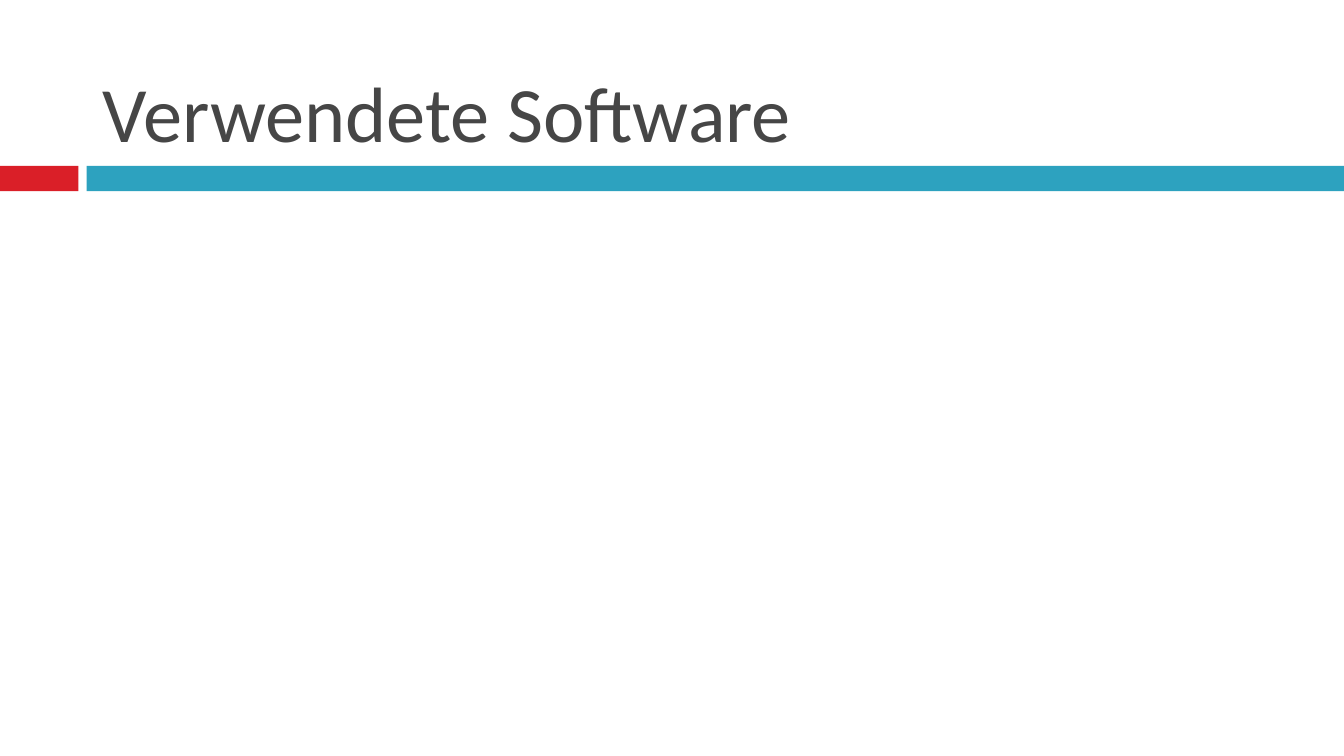
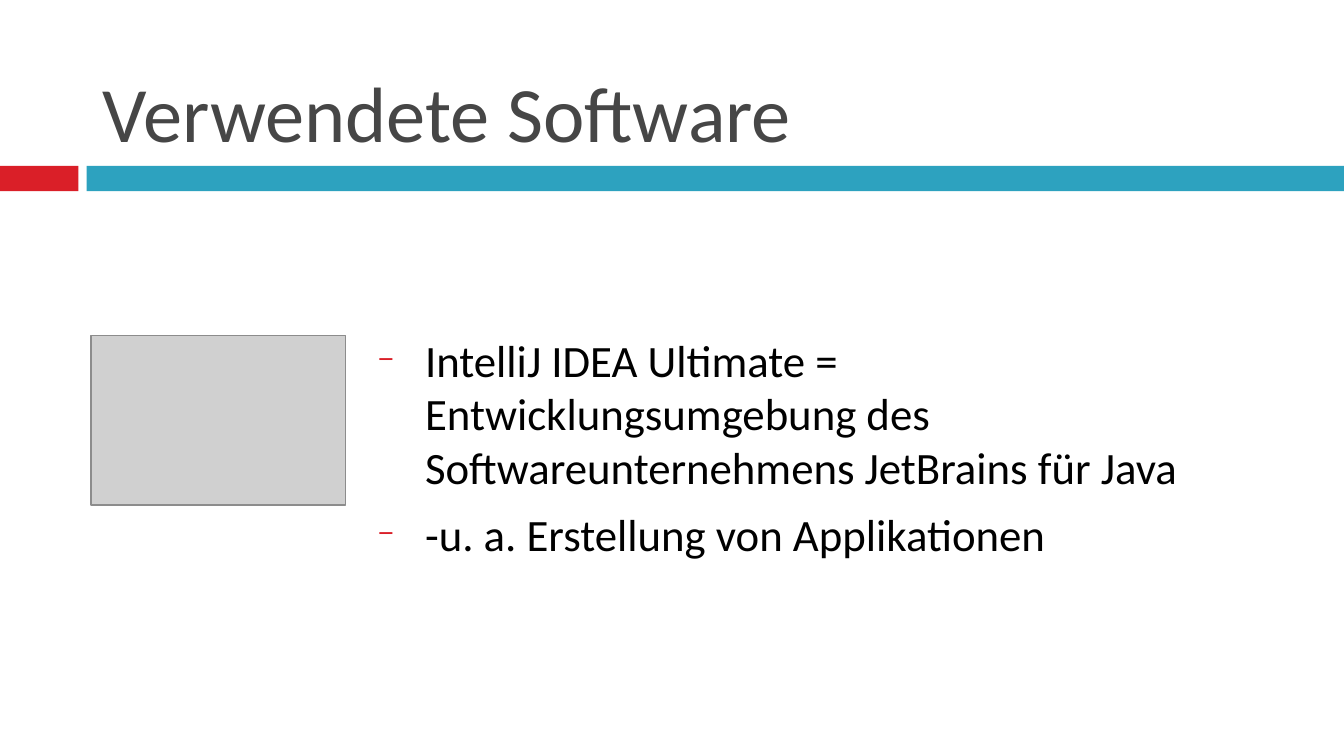
Before and after one commit to tmundt/battleship-app, a slide deck: slide 7 of battleship-android/Softwareprojekt_präsi.pptx (slide 4 before the commit). Drawn at 1344x756 pixels with LibreOffice and Linux fonts; fonts in the diff are those of the drawing; grey boxes stand for pictures. Boxes give left, top, right and bottom in pixels: in the first picture for what was removed or moved away, otherwise in the second. Text is boxed around its words. In the diff, an @@ line names an element or a change of style, - is before the commit and + after.

```diff
--- a/battleship-android/Softwareprojekt_präsi.pptx
+++ b/battleship-android/Softwareprojekt_präsi.pptx
@@ picture added at (91,335,347,504) @@
@@ text added at (425,346,1177,559), 24 pt, text #000000 @@
+− IntelliJ IDEA Ultimate = Entwicklungsumgebung des Softwareunternehmens JetBrains für Java
+− -u. a. Erstellung von Applikationen
```
Also in this commit, not shown: 5 other slides changed, 3 slides added, 1 slide removed.
